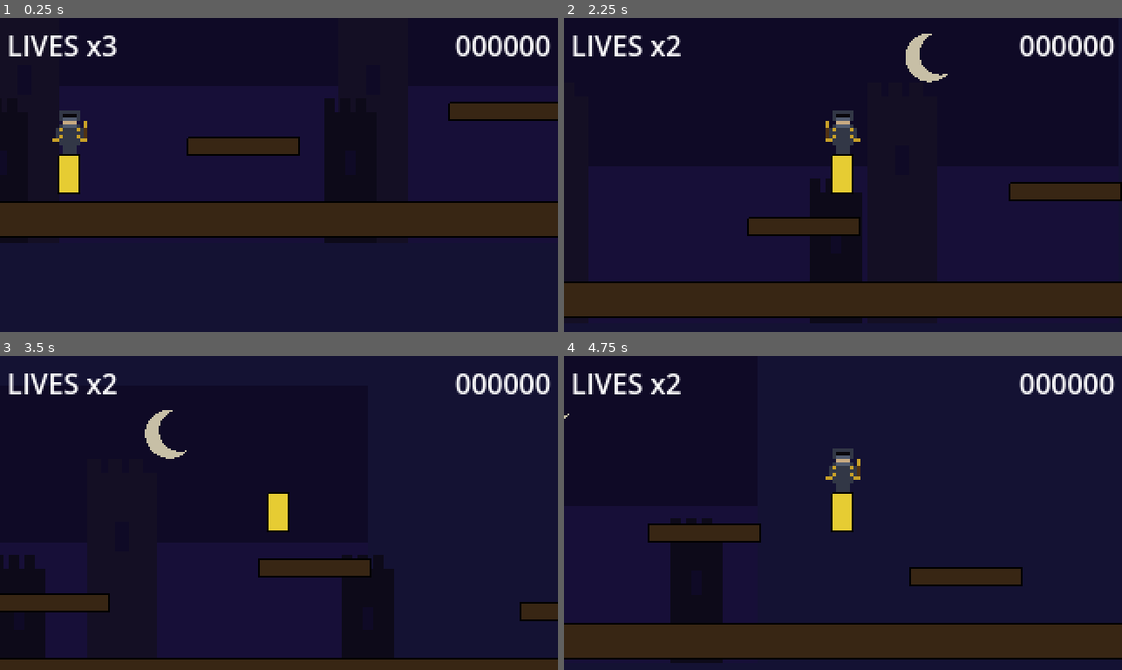
Above: before the commit, frames 1-4 (two rows, left to right).
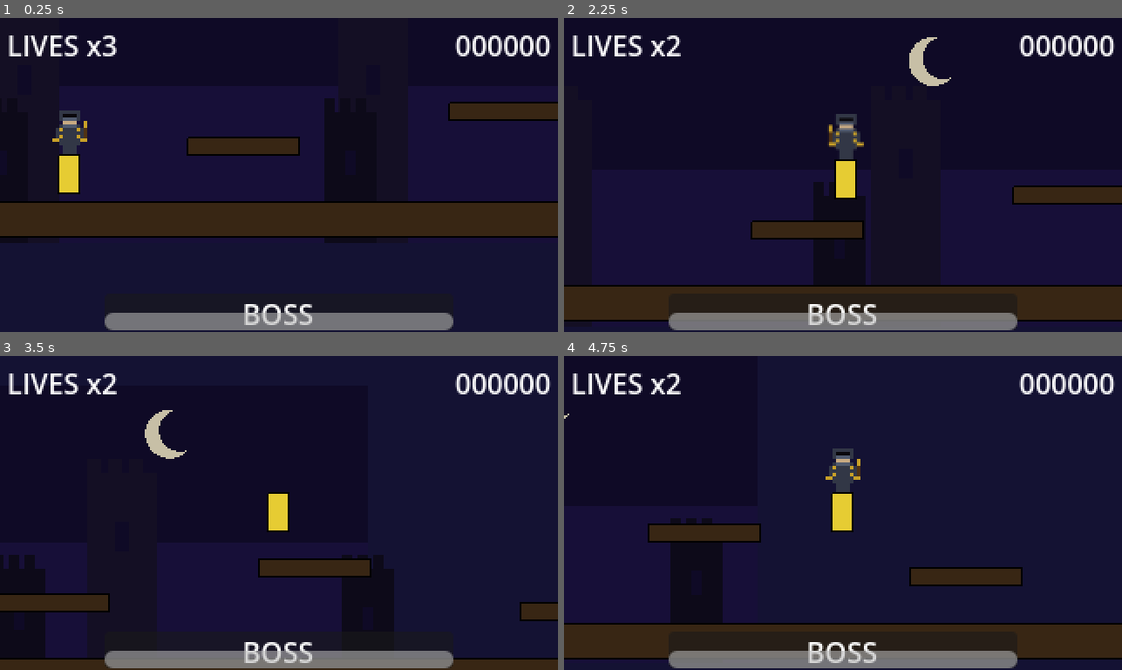
Above: after the commit, the same moments.

Repository: it-mikesoft/gng
Game: Godot game, scene res://scenes/level/level_01.tscn
The game is run twice, just before and just after one commit, with the same random seed, the same clock (stepped at 60 frames per second) and the same inputs. Sound files missing from this copy of the repository are replaced by a short silence.
Inputs:
- Up to frame 1 (0.25 s): no input
- Up to frame 2 (2.25 s): tap Enter at 0.5 s; hold D (move_right) 0.53-2.03 s; tap Z (attack) at 0.6, 1.35, 2.1 s; tap Space (jump) at 0.77, 1.52 s; hold A (move_left) from 2.03 s (still down)
- Up to frame 3 (3.5 s): release A (move_left) at 2.78 s; hold D (move_right) from 2.78 s (still down); tap Z (attack) at 2.85 s; tap Space (jump) at 3.02 s
- Up to frame 4 (4.75 s): tap Z (attack) at 3.6, 4.35 s; tap Space (jump) at 3.77, 4.52 s; release D (move_right) at 4.28 s; hold A (move_left) from 4.28 s (still down)

The runs differ from the first frame. In frame 1, 3.6% of the frame differs, in the area x 18-82%, y 91-100%; in frame 2, 9.0%, in the area x 0-100%, y 5-100%; in frame 3, 3.6%; in frame 4, 3.6%.

Commit message:
Boss HP bar in HUD, camera shake on hit, fix spawner @onready bug
- hud.tscn/hud.gd: BossBarPanel with ProgressBar appears when boss enters,
  tracks HP via GameManager.boss_hp_changed signal, hides on death/game over
- game_manager.gd: add boss_hp_changed signal + update_boss_hp() method
- boss.gd: emit HP on enter and each take_damage call
- player.gd: Camera2D offset shake (SHAKE_MAG=3, 0.3s) on every hit
- encounter_spawner.gd: remove invalid @onready on Array; was causing null ref

Co-Authored-By: Claude Sonnet 4.6 <noreply@anthropic.com>

Diff:
--- a/game/scenes/ui/hud.tscn
+++ b/game/scenes/ui/hud.tscn
@@ -69,3 +69,28 @@
 text = "press any key"
 horizontal_alignment = 1
 vertical_alignment = 1
+
+[node name="BossBarPanel" type="Panel" parent="."]
+visible = false
+offset_left = 60.0
+offset_top = 158.0
+offset_right = 260.0
+offset_bottom = 179.0
+
+[node name="BossLabel" type="Label" parent="BossBarPanel"]
+offset_left = 0.0
+offset_top = 0.0
+offset_right = 200.0
+offset_bottom = 10.0
+text = "BOSS"
+horizontal_alignment = 1
+
+[node name="BossBar" type="ProgressBar" parent="BossBarPanel"]
+offset_left = 0.0
+offset_top = 11.0
+offset_right = 200.0
+offset_bottom = 21.0
+min_value = 0.0
+max_value = 20.0
+value = 20.0
+show_percentage = false
--- a/game/scripts/boss/boss.gd
+++ b/game/scripts/boss/boss.gd
@@ -92,6 +92,7 @@
 	if not _entered:
 		_entered = true
 		GameManager.set_checkpoint(global_position + Vector2(-60, 0))
+		GameManager.update_boss_hp(hp, MAX_HP)
 		AudioManager.play_music("boss")
 	state = BossState.ADVANCE
 
@@ -206,6 +207,7 @@
 		return
 	hp -= amount
 	AudioManager.play_sfx("boss_hit")
+	GameManager.update_boss_hp(hp, MAX_HP)
 	stun_timer = STUN_DURATION
 	state      = BossState.STUNNED
 
--- a/game/scripts/director/encounter_spawner.gd
+++ b/game/scripts/director/encounter_spawner.gd
@@ -12,7 +12,7 @@
 @export var red_arremer_scene  : PackedScene
 
 @onready var director          : Node       = $AiDirector
-@onready var spawn_points      : Array[Node2D]
+var spawn_points               : Array[Node2D] = []
 
 var _spawn_timer  : float = 0.0
 var _next_interval: float = 4.0
--- a/game/scripts/game_manager.gd
+++ b/game/scripts/game_manager.gd
@@ -5,6 +5,7 @@
 signal game_over
 signal player_respawning
 signal game_won
+signal boss_hp_changed(current: int, maximum: int)
 
 const MAX_LIVES := 3
 
@@ -38,7 +39,11 @@
 	await get_tree().create_timer(1.5).timeout
 	_respawn()
 
+func update_boss_hp(current: int, maximum: int) -> void:
+	boss_hp_changed.emit(current, maximum)
+
 func on_boss_defeated() -> void:
+	boss_hp_changed.emit(0, 1)
 	game_won.emit()
 
 func _respawn() -> void:
--- a/game/scripts/hud.gd
+++ b/game/scripts/hud.gd
@@ -1,17 +1,22 @@
 extends CanvasLayer
 
-@onready var lives_label     : Label = $LivesLabel
-@onready var score_label     : Label = $ScoreLabel
-@onready var game_over_panel : Panel = $GameOverPanel
-@onready var win_panel       : Panel = $WinPanel
+@onready var lives_label     : Label     = $LivesLabel
+@onready var score_label     : Label     = $ScoreLabel
+@onready var game_over_panel : Panel     = $GameOverPanel
+@onready var win_panel       : Panel     = $WinPanel
+@onready var boss_bar_panel  : Panel     = $BossBarPanel
+@onready var boss_bar        : ProgressBar = $BossBarPanel/BossBar
+@onready var boss_label      : Label     = $BossBarPanel/BossLabel
 
 func _ready() -> void:
 	GameManager.lives_changed.connect(_on_lives_changed)
 	GameManager.score_changed.connect(_on_score_changed)
 	GameManager.game_over.connect(_on_game_over)
 	GameManager.game_won.connect(_on_game_won)
+	GameManager.boss_hp_changed.connect(_on_boss_hp_changed)
 	game_over_panel.hide()
 	win_panel.hide()
+	boss_bar_panel.hide()
 	_on_lives_changed(GameManager.lives)
 	_on_score_changed(GameManager.score)
 
@@ -21,8 +26,18 @@
 func _on_score_changed(s: int) -> void:
 	score_label.text = str(s).lpad(6, "0")
 
+func _on_boss_hp_changed(current: int, maximum: int) -> void:
+	if current <= 0:
+		boss_bar_panel.hide()
+		return
+	boss_bar_panel.show()
+	boss_bar.max_value = maximum
+	boss_bar.value     = current
+
 func _on_game_over() -> void:
+	boss_bar_panel.hide()
 	game_over_panel.show()
 
 func _on_game_won() -> void:
+	boss_bar_panel.hide()
 	win_panel.show()
--- a/game/scripts/player.gd
+++ b/game/scripts/player.gd
@@ -47,15 +47,31 @@
 	sprite.show()
 	sprite.play("idle")
 
+var _cam       : Camera2D
+var _shake_t   : float = 0.0
+const SHAKE_DUR  := 0.3
+const SHAKE_MAG  := 3.0
+
 func _create_camera() -> void:
-	var cam := Camera2D.new()
-	cam.limit_left   = 0
-	cam.limit_right  = 1280
-	cam.limit_top    = -400
-	cam.limit_bottom = 400
-	add_child(cam)
+	_cam             = Camera2D.new()
+	_cam.limit_left  = 0
+	_cam.limit_right = 1280
+	_cam.limit_top   = -400
+	_cam.limit_bottom = 400
+	add_child(_cam)
+
+func _shake_camera(duration: float = SHAKE_DUR) -> void:
+	_shake_t = duration
 
 func _physics_process(delta: float) -> void:
+	if _shake_t > 0.0 and is_instance_valid(_cam):
+		_shake_t -= delta
+		_cam.offset = Vector2(
+			randf_range(-SHAKE_MAG, SHAKE_MAG),
+			randf_range(-SHAKE_MAG, SHAKE_MAG))
+		if _shake_t <= 0.0:
+			_cam.offset = Vector2.ZERO
+
 	match state:
 		State.DEAD:
 			return
@@ -149,6 +165,7 @@
 	if invincible or state == State.DEAD:
 		return
 	GameManager.lose_life()
+	_shake_camera()
 	if GameManager.lives <= 0:
 		_die()
 		return
